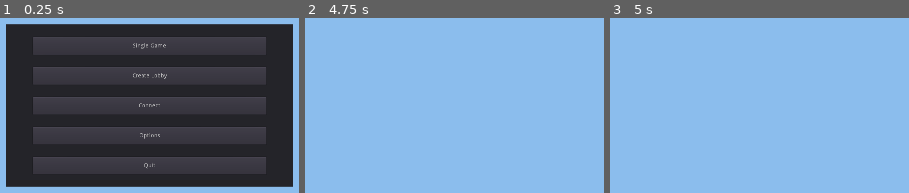
Above: before the commit, frames 1-3 (left to right).
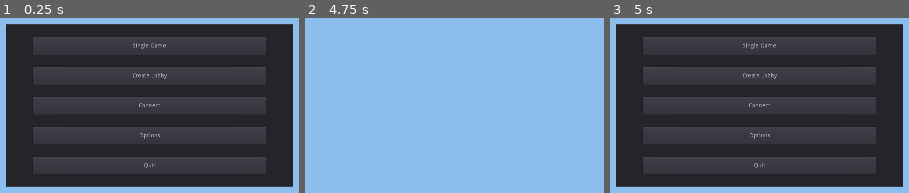
Above: after the commit, the same moments.

Repository: GrowthFiend/TyphonProject
Game: Godot game, scene res://Scenes/Main.tscn
Two runs of this game, one before a commit and one after it. Both use one fixed random seed, a clock stepped at 60 frames per second and the inputs below.
Inputs:
- Up to frame 1 (0.25 s): no input
- Up to frame 2 (4.75 s): click "Single Game" at 0.5 s; tap Enter at 1.25, 2.75, 4.25 s; tap Space at 2, 3.5 s
- Up to frame 3 (5 s): tap Escape (ui_cancel) at 4.9 s

Frames 1-2 are identical in both runs. In frame 3, 89% of the frame differs, in the area x 2-98%, y 3-97%.

Commit message:
Теперь если нажать эскейп, то вылезает главное меню

Diff:
--- a/Scenes/Main.tscn
+++ b/Scenes/Main.tscn
@@ -1,9 +1,11 @@
-[gd_scene load_steps=3 format=2]
+[gd_scene load_steps=4 format=2]
 
 [ext_resource path="res://Scripts/ColorRect.gd" type="Script" id=1]
 [ext_resource path="res://Scenes/Menu.tscn" type="PackedScene" id=2]
+[ext_resource path="res://Scripts/Main.gd" type="Script" id=3]
 
 [node name="Main" type="Node2D"]
+script = ExtResource( 3 )
 
 [node name="Background" type="ColorRect" parent="."]
 anchor_right = 1.0
--- /dev/null
+++ b/Scripts/Main.gd
@@ -0,0 +1,9 @@
+extends Node2D
+
+func _ready():
+	pass # Replace with function body.
+
+
+func _process(delta):
+	if Input.is_action_pressed("ui_cancel"):
+		$Menu.visible = true
